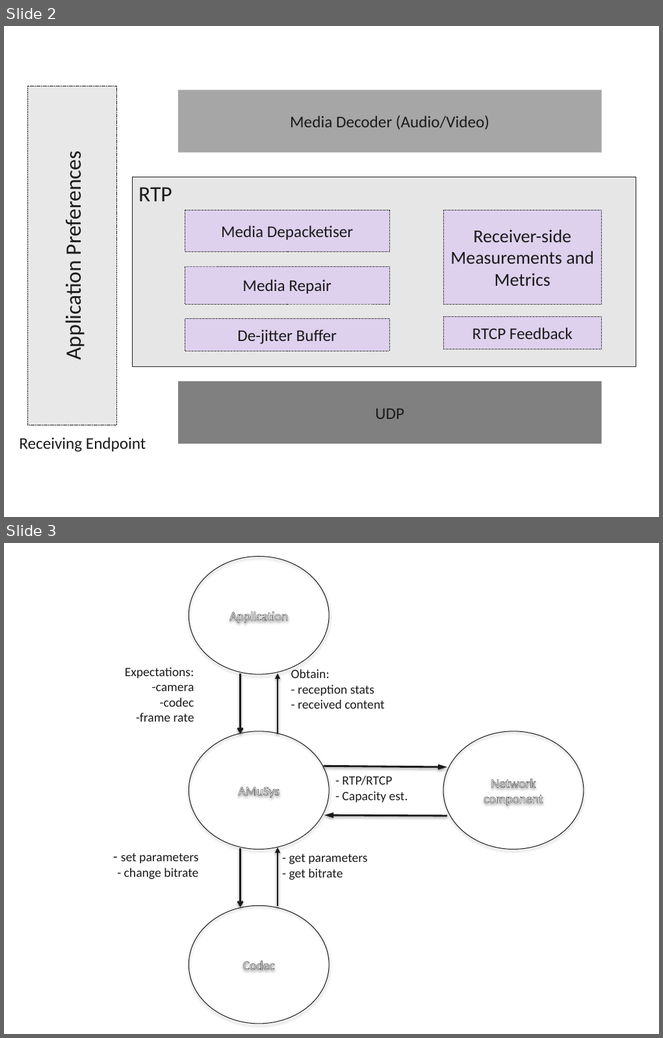
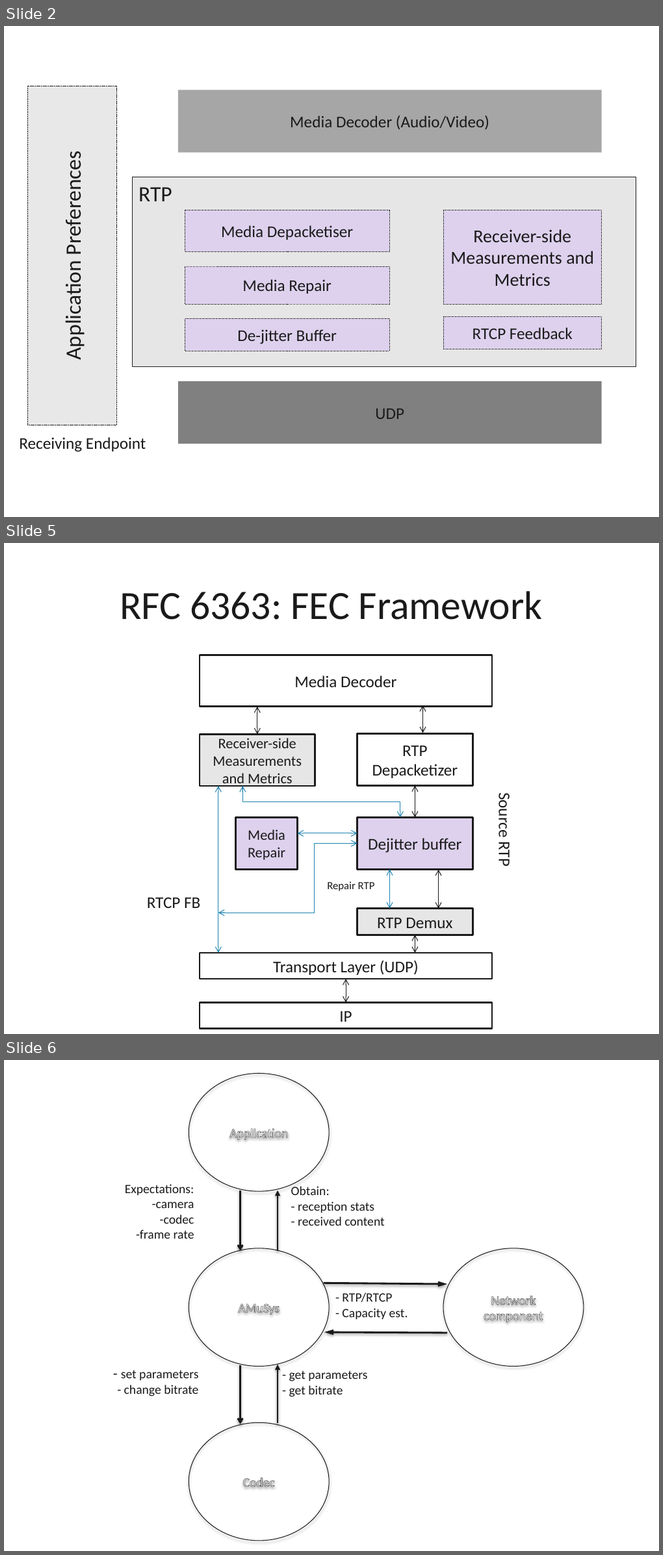
Before and after one commit to vr000m/PhD-thesis, a slide deck: graphs/source/media-app-stack.pptx. Shown one above the other, each under a label of ours: slides 2 and 3 before the commit, slides 2, 5 and 6 after it; the slides between them are not shown. The pictures are 663x1038 and 663x1555 pixels, drawn with LibreOffice and Linux fonts; fonts in the diff are those of the drawing. Boxes give left, top, right and bottom in pixels: in the first picture for what was removed or moved away, otherwise in the second. Text is boxed around its words. In the diff, an @@ line names an element or a change of style, - is before the commit and + after.

```diff
--- a/graphs/source/media-app-stack.pptx
+++ b/graphs/source/media-app-stack.pptx
@@ slide 5 added at box(4, 543, 659, 1034), background #FFFFFF @@
@@ title added at box(120, 591, 543, 620), 44 pt, text #1A1A1A @@
+RFC 6363: FEC Framework
@@ rectangle added at box(200, 655, 493, 707), fill #FFFFFF, outline #1A1A1A 2 pt, 18 pt, text #1A1A1A @@
+Media Decoder
@@ double arrow added from (258, 707) to (258, 734), #191919 0.75 pt @@
@@ double arrow added from (423, 705) to (423, 733), #191919 0.75 pt @@
@@ rectangle added at box(200, 734, 315, 786), fill #E6E6E6, outline #1A1A1A 2 pt, 16 pt, text #1A1A1A @@
+Receiver-side Measurements and Metrics
@@ rectangle added at box(357, 733, 473, 785), fill #FFFFFF, outline #1A1A1A 2 pt, 18 pt, text #1A1A1A @@
+RTP Depacketizer
@@ double arrow added from (218, 786) to (218, 953), #1C82AF 0.75 pt @@
@@ elbow double arrow added from (243, 786) to (400, 817), #1C82AF 0.75 pt @@
@@ double arrow added from (415, 785) to (415, 817), #191919 0.75 pt @@
@@ text added at box(495, 797, 515, 866), 18 pt, text #1A1A1A @@
+Source RTP
@@ rectangle added at box(236, 817, 298, 869), fill #DDD1ED, outline #1A1A1A 2 pt, 16 pt, text #1A1A1A @@
+Media Repair
@@ double arrow added from (298, 834) to (357, 834), #1C82AF 0.75 pt @@
@@ rectangle added at box(357, 817, 473, 869), fill #DDD1ED, outline #1A1A1A 2 pt, 18 pt, text #1A1A1A @@
+Dejitter buffer
@@ elbow double arrow added from (357, 844) to (218, 913), #1C82AF 0.75 pt @@
@@ double arrow added from (390, 869) to (390, 908), #1C82AF 0.75 pt @@
@@ double arrow added from (438, 870) to (438, 908), #191919 0.75 pt @@
@@ text added at box(327, 882, 375, 891), 12 pt, text #1A1A1A @@
+Repair RTP
@@ text added at box(147, 897, 200, 908), 18 pt, text #1A1A1A @@
+RTCP FB
@@ rectangle added at box(357, 908, 473, 935), fill #E6E6E6, outline #1A1A1A 2 pt, 18 pt, text #1A1A1A @@
+RTP Demux
@@ double arrow added from (415, 935) to (415, 953), #191919 0.75 pt @@
@@ rectangle added at box(200, 953, 493, 979), fill #FFFFFF, outline #1A1A1A 2 pt, 18 pt, text #1A1A1A @@
+Transport Layer (UDP)
@@ double arrow added from (346, 979) to (346, 1003), #191919 0.75 pt @@
@@ rectangle added at box(200, 1003, 493, 1029), fill #FFFFFF, outline #1A1A1A 2 pt, 18 pt, text #1A1A1A @@
+IP
@@ what was slide 3 is now slide 6 @@
```
Also in this commit, not shown: 2 other slides added, 11 other files.
